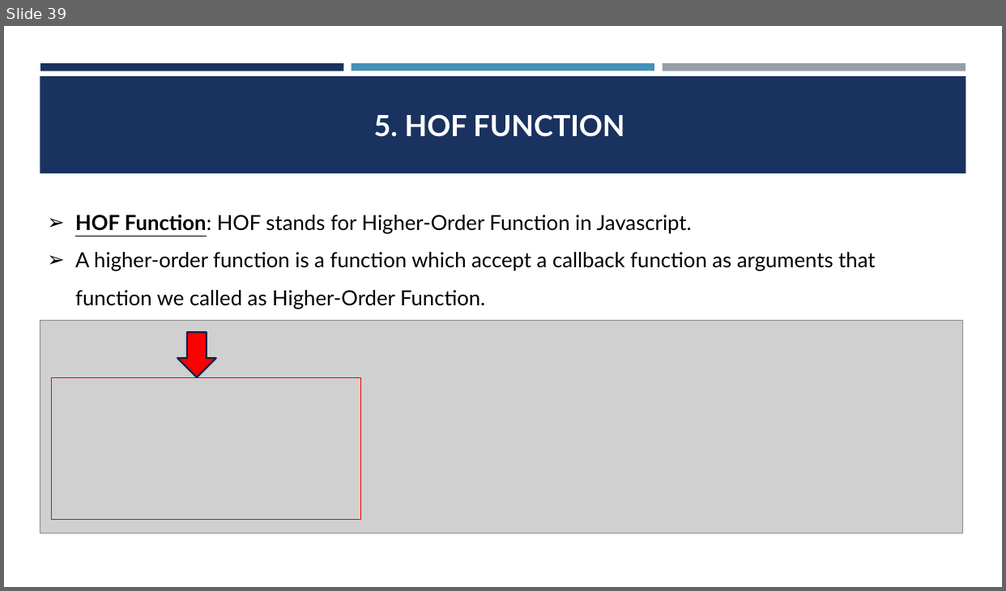
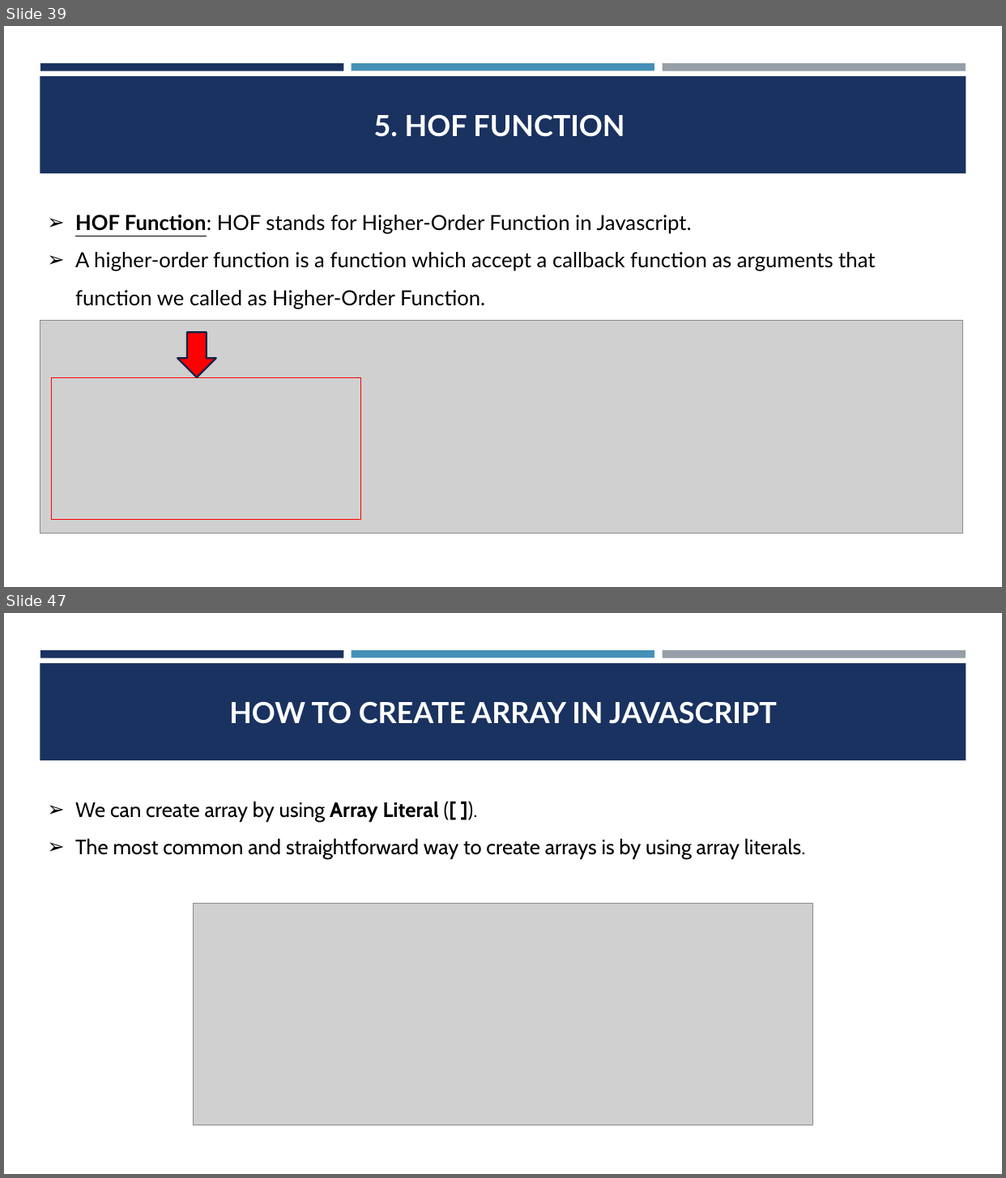
Before and after one commit to CodeCrafterRohit/PEC-Training, a slide deck: JAVASCRIPT/JAVASCRIPT PPT.pptx. Shown one above the other, each under a label of ours: slide 39 before the commit, slides 39 and 47 after it; the slides between them are not shown. The pictures are 1006x591 and 1006x1178 pixels, drawn with LibreOffice and Linux fonts; fonts in the diff are those of the drawing; grey boxes stand for pictures. Boxes give left, top, right and bottom in pixels: in the first picture for what was removed or moved away, otherwise in the second. Text is boxed around its words. In the diff, an @@ line names an element or a change of style, - is before the commit and + after.

```diff
--- a/JAVASCRIPT/JAVASCRIPT PPT.pptx
+++ b/JAVASCRIPT/JAVASCRIPT PPT.pptx
@@ slide 47 added at <box>4,613,1002,1174</box>, background #FFFFFF; not listed: 4 template elements that a slide beside it also shows @@
@@ title added at <box>229,701,777,724</box>, 28 pt, text #FFFFFF, bold @@
+HOW TO CREATE ARRAY IN JAVASCRIPT
@@ text added at <box>75,801,806,859</box>, 20 pt, text #000000 @@
+➢ We can create array by using Array Literal ([ ]).
+➢ The most common and straightforward way to create arrays is by using array literals.
@@ picture added at <box>194,904,813,1126</box> @@
```
Also in this commit, not shown: 13 other slides added, 13 other files.
